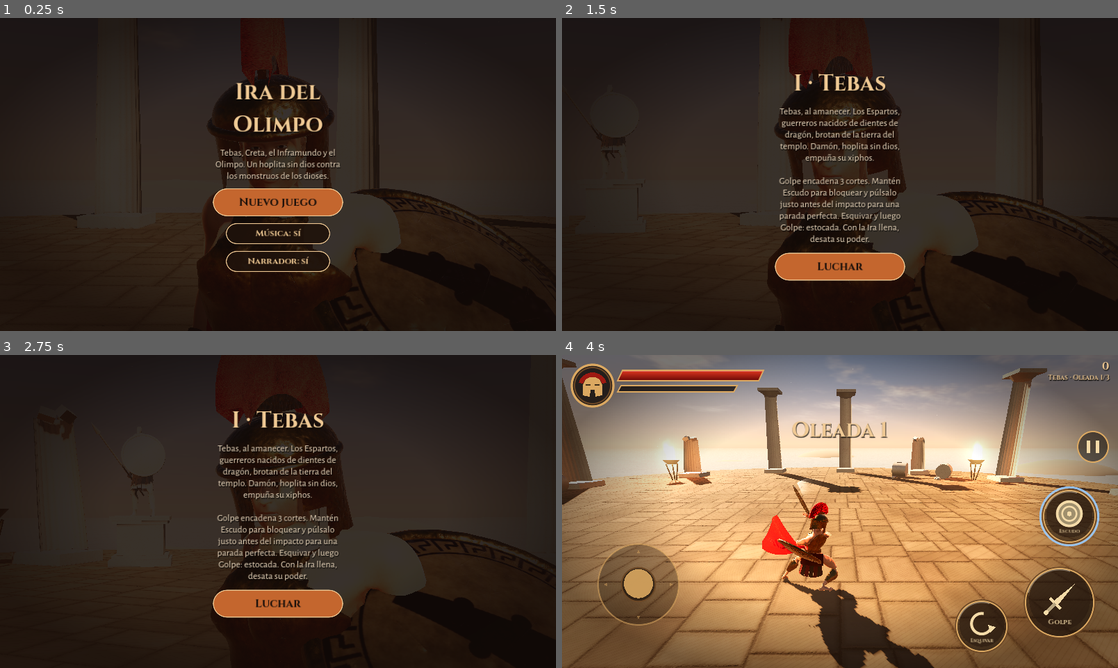
Above: before the commit, frames 1-4 (two rows, left to right).
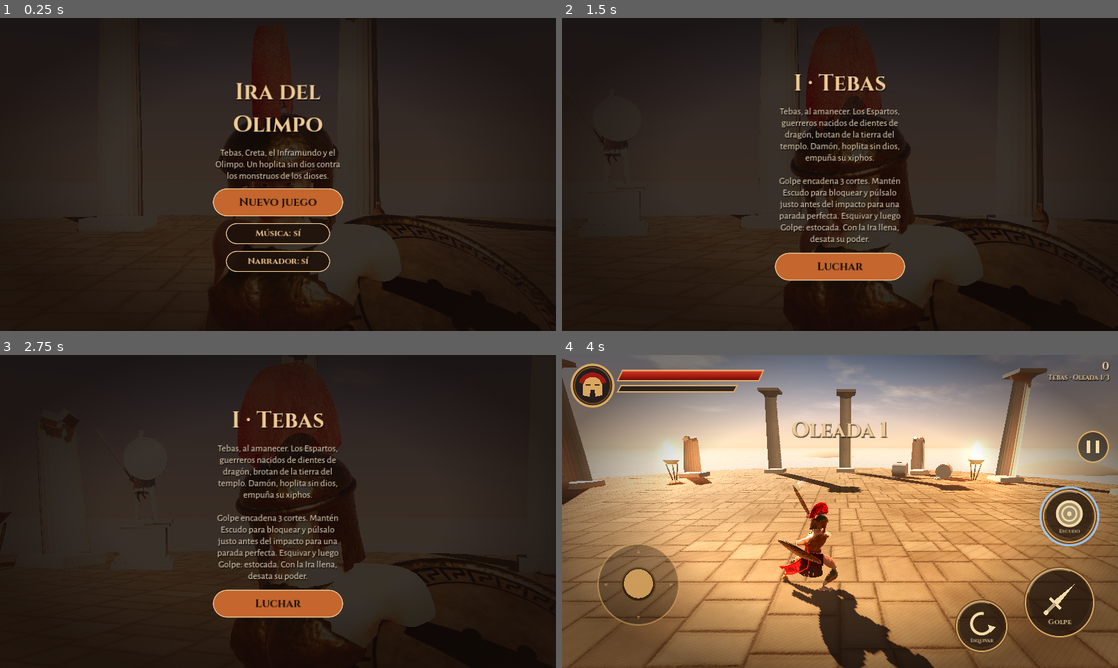
Above: after the commit, the same moments.

Repository: hossa2016/ira-del-olimpo
Game: Godot game, scene res://scenes/main.tscn
Same seed, same stepped clock (60 frames per second), same inputs: the game is played once before the commit and once after it.
Inputs (mouse positions are in pixels of both pictures, inside the frame that each line leads up to):
- Up to frame 1 (0.25 s): no input
- Up to frame 2 (1.5 s): click "Nuevo juego" at 0.5 s; tap Enter at 1.25 s; move the mouse to (962, 158) at 1.27 s; hold Right (ui_right) from 1.28 s (still down); hold L from 1.28 s (still down); click (962, 158) at 1.42 s
- Up to frame 3 (2.75 s): release Right (ui_right) at 2 s; release L at 2 s; drag from (166, 527) to (250, 574) at 2.02 s
- Up to frame 4 (4 s): click "Luchar" at 2.75 s; move the mouse to (895, 442) at 3.52 s; hold Right (ui_right) from 3.53 s (still down); tap J at 3.6 s

The runs differ from the first frame. In frame 1, 6.2% of the frame differs, in the area x 13-89%, y 9-94%; in frame 2, 6.5%; in frame 3, 6.7%, in the area x 20-93%, y 11-94%; in frame 4, 0.8%.

Commit message:
Arreglos de las capturas: estela, cámara del jefe, manos, falda ceñida, capa, Ira
- Estela de espada corta y solo en la punta (ya no es un panel blanco)
- Presentación del jefe enfoca la cara en los cuerpos nuevos
- Dedos cerrados sobre el arma
- Falda y cinturón moldeados al cuerpo (adiós al aro rígido); espartos color barro con brazales
- Capa amortiguada que no sube por encima de los hombros
- Fuego del anillo de Ira más pequeño

Co-Authored-By: Claude Opus 5.5 <noreply@anthropic.com>
Claude-Session: https://claude.ai/code/session_01D8asjkC6MW54ijaLFAcJcs

Diff:
--- a/godot/scripts/body.gd
+++ b/godot/scripts/body.gd
@@ -54,13 +54,15 @@
 	elif o.get("rag", true):
 		# taparrabos de tela vieja (los no-muertos ya no se ven en ropa interior)
 		var pv := _att("pelvis")
-		_mesh(pv, _cyl(0.2, 0.235, 0.24, 20), Mats.get_m("rag"), Vector3(0, -0.04, 0.01), Vector3.ZERO, Vector3(1.0, 1.0, 0.85))
-		for k in range(10):
+		if not mh:
+			_mesh(pv, _cyl(0.2, 0.235, 0.24, 20), Mats.get_m("rag"), Vector3(0, -0.04, 0.01), Vector3.ZERO, Vector3(1.0, 1.0, 0.85))
+		for k in range(0 if mh else 10):
 			var a := k / 10.0 * TAU + 0.3
 			var st := _mesh(pv, _box(0.09, 0.16 + (k % 3) * 0.04, 0.01), Mats.get_m("rag"), Vector3(sin(a) * 0.215, -0.2, cos(a) * 0.185 + 0.01))
 			st.rotation_order = EULER_ORDER_YXZ
 			st.rotation = Vector3(-0.08, a, (k % 2 - 0.5) * 0.15)
-		_mesh(pv, TorusMeshHelper.make(0.205, 0.015), Mats.get_m("leather"), Vector3(0, 0.07, 0.01), Vector3.ZERO, Vector3(1, 1, 0.85))
+		if not mh:
+			_mesh(pv, TorusMeshHelper.make(0.205, 0.015), Mats.get_m("leather"), Vector3(0, 0.07, 0.01), Vector3.ZERO, Vector3(1, 1, 0.85))
 	if o.get("shield", false):
 		_shield(metal, o.get("shield_face", "cloth"), o.get("shield_r", 0.42), o.get("emblem", "damon"))
 	match o.get("weapon", ""):
@@ -88,6 +90,7 @@
 	if mh:
 		_convert_attachments()
 		_mh_eyes()
+		_mh_grip()
 	var sc: float = o.get("scale", 1.0)
 	scale = Vector3.ONE * sc
 	upright = o.get("upright", false)
@@ -151,7 +154,14 @@
 				c.visible = arm_on
 			"Bracers":
 				c.material_override = Mats.get_m("leather")
-				c.visible = arm_on
+				c.visible = arm_on or o.get("bracers", false)
+			"Kilt":
+				# falda de tela ceñida al cuerpo (sustituye al cilindro rígido)
+				c.material_override = Mats.get_m("rag")
+				c.visible = not arm_on and o.get("rag", true)
+			"Belt":
+				c.material_override = Mats.get_m("leather")
+				c.visible = not arm_on and o.get("rag", true)
 			"Body":
 				c.material_override = m
 			_:
@@ -231,6 +241,21 @@
 				var t: Transform3D = c.transform
 				var pos_model: Vector3 = qg * t.origin - dq + dm
 				c.transform = Transform3D(conv * t.basis, mg.affine_inverse() * pos_model)
+
+## Dedos cerrados (agarran el arma): las animaciones no traen dedos y el reposo es la mano abierta
+static var grip_sign := 1.0
+func _mh_grip() -> void:
+	for sd in ["l", "r"]:
+		for f in ["index", "middle", "ring", "pinky"]:
+			for k in range(1, 4):
+				var i := skel.find_bone("%s_%02d_%s" % [f, k, sd])
+				if i >= 0:
+					var a: float = [0.0, 1.05, 1.25, 0.8][k] * grip_sign
+					skel.set_bone_pose_rotation(i, skel.get_bone_rest(i).basis.get_rotation_quaternion() * Quaternion(Vector3.RIGHT, a))
+		for k in [2, 3]:
+			var i := skel.find_bone("thumb_%02d_%s" % [k, sd])
+			if i >= 0:
+				skel.set_bone_pose_rotation(i, skel.get_bone_rest(i).basis.get_rotation_quaternion() * Quaternion(Vector3.RIGHT, 0.45 * grip_sign))
 
 func _mh_eyes() -> void:
 	var hd := _att("head")
--- a/godot/scripts/cape.gd
+++ b/godot/scripts/cape.gd
@@ -86,7 +86,7 @@
 		for i in range(W):
 			var k := j * W + i
 			var p := pts[k]
-			var v := (p - prev[k]) * 0.96
+			var v := (p - prev[k]) * 0.93
 			prev[k] = p
 			pts[k] = p + v + g + wv * (float(j) / H)
 	for j in range(W):
@@ -112,6 +112,10 @@
 				pts[k] = p - fwd * (d - lim)
 			if pts[k].y < 0.03:
 				pts[k].y = 0.03
+			# la tela no sube por encima de los hombros (antes se disparaba hacia arriba al girar)
+			var top_y: float = sp.y - 0.04 * sc * float(k / W)
+			if pts[k].y > top_y:
+				pts[k].y = top_y
 	_rebuild()
 
 func _link(a: int, b: int, rest: float, pin_a: bool) -> void:
--- a/godot/scripts/enemy.gd
+++ b/godot/scripts/enemy.gd
@@ -55,22 +55,22 @@
 	match k:
 		"esp":
 			max_hp = 32.0; attacks = [SPEAR]
-			var tints := [Color(0.92, 0.95, 0.9), Color(0.85, 0.9, 0.84), Color(0.95, 0.94, 0.88)]
-			o = {"tint": tints[randi() % 3], "skin": "p", "metal": "patina", "crest": "" if randf() < 0.65 else "black", "weapon": "spear", "eyes": "red", "mh": "esparto",
+			var tints := [Color(0.66, 0.64, 0.58), Color(0.6, 0.6, 0.56), Color(0.7, 0.66, 0.58)]  # barro: nacidos de dientes de dragón sembrados
+			o = {"tint": tints[randi() % 3], "skin": "p", "metal": "patina", "crest": "" if randf() < 0.65 else "black", "weapon": "spear", "eyes": "red", "mh": "esparto", "bracers": true,
 				"bones": {"spine_03": randf_range(0.93, 1.0), "Head": randf_range(0.97, 1.04)}}
 		"lab":
 			max_hp = 38.0; speed = 2.0; dmg = 9.0; attacks = [HOOK]
-			o = {"tint": Color(0.86, 0.8, 0.72), "skin": "p", "metal": "dark_bronze", "crest": "", "weapon": "sword", "eyes": "red", "armor": true, "mh": "esparto"}
+			o = {"tint": Color(0.86, 0.8, 0.72), "skin": "p", "metal": "dark_bronze", "crest": "", "weapon": "sword", "eyes": "red", "armor": true, "mh": "esparto", "bracers": true}
 		"som":
 			max_hp = 30.0; speed = 2.3; dmg = 11.0; attacks = [SCRATCH]
-			o = {"tint": Color(0.55, 0.66, 0.75), "skin": "p", "helmet": false, "eyes": "cyan", "mh": "esparto"}
+			o = {"tint": Color(0.55, 0.66, 0.75), "skin": "p", "helmet": false, "eyes": "cyan", "mh": "esparto", "bracers": true}
 		"hop":
 			max_hp = 46.0; speed = 2.1; dmg = 11.0; attacks = [SPEAR]; zombie = false; guard_chance = 0.7
 			o = {"tint": Color(0.95, 0.82, 0.72), "metal": "gold", "crest": "horse", "weapon": "spear", "shield": true, "shield_face": "cloth", "armor": true, "eyes": "", "helm": "corinthian", "emblem": "ares", "mh": "damon"}
 		"gig":
 			sc = 1.6; boss = true; max_hp = 260.0; speed = 1.9; dmg = 18.0; r = 0.75; attacks = [GIG]
 			title = "Esparto Gigante"
-			o = {"tint": Color(0.9, 0.93, 0.88), "skin": "p", "metal": "patina", "crest": "horse", "weapon": "spear", "eyes": "red", "upright": true, "mh": "esparto",
+			o = {"tint": Color(0.64, 0.61, 0.55), "skin": "p", "metal": "patina", "crest": "horse", "weapon": "spear", "eyes": "red", "upright": true, "mh": "esparto", "bracers": true,
 				"bones": {"spine_03": 1.1, "Head": 0.88, "hand_l": 1.2, "hand_r": 1.2, "thigh_l": 1.04, "thigh_r": 1.04}}
 		"mino":
 			sc = 1.75; boss = true; max_hp = 420.0; speed = 2.6; dmg = 17.0; r = 0.8; zombie = false
--- a/godot/scripts/game.gd
+++ b/godot/scripts/game.gd
@@ -350,9 +350,14 @@
 		return n.heads[1].node.global_position
 	var b: Body = n.body
 	var i := b.skel.find_bone("Head")
+	var up := 0.08
+	if i < 0:
+		# esqueleto MakeHuman: el hueso "head" está en la base del cráneo; subir a los ojos
+		i = b.skel.find_bone("head")
+		up = 0.1
 	if i < 0:
 		return n.global_position + Vector3(0, 1.6, 0)
-	return (b.skel.global_transform * b.skel.get_bone_global_pose(i)).origin + Vector3(0, 0.08, 0) * b.scale.x
+	return (b.skel.global_transform * b.skel.get_bone_global_pose(i)).origin + Vector3(0, up, 0) * b.scale.x
 
 ## Presentación del jefe: cámara lenta hacia su rostro, franjas de cine y su nombre.
 func _boss_intro(e: Enemy) -> void:
@@ -777,15 +782,15 @@
 	fire.initial_velocity_min = 1.5
 	fire.initial_velocity_max = 3.5
 	fire.gravity = Vector3(0, 2, 0)
-	fire.scale_amount_min = 1.5
-	fire.scale_amount_max = 3.0
+	fire.scale_amount_min = 0.6
+	fire.scale_amount_max = 1.3
 	var fg := Gradient.new()
 	fg.set_color(0, Color(1, 0.85, 0.5, 0.9))
 	fg.add_point(0.4, Color(col.r, col.g * 0.8, col.b * 0.5, 0.7))
 	fg.set_color(fg.get_point_count() - 1, Color(0.2, 0.08, 0.05, 0))
 	fire.color_ramp = fg
 	var fq := QuadMesh.new()
-	fq.size = Vector2(0.5, 0.7)
+	fq.size = Vector2(0.35, 0.55)
 	var fmat := StandardMaterial3D.new()
 	fmat.shading_mode = BaseMaterial3D.SHADING_MODE_UNSHADED
 	fmat.transparency = BaseMaterial3D.TRANSPARENCY_ALPHA
--- a/godot/scripts/hero.gd
+++ b/godot/scripts/hero.gd
@@ -245,7 +245,7 @@
 		body.look_clear()
 	if body.sword:
 		var on: bool = st == "atk" and body.pos_t() < cfg.get("end", 0.5)
-		trail.feed(body.sword.global_transform * Vector3(0, 0, 0.4), body.sword.global_transform * Vector3(0, 0, 0.72), on, Color(1.0, 0.55, 0.2) if cfg.has("ira") else Color(1.0, 0.92, 0.8))
+		trail.feed(body.sword.global_transform * Vector3(0, 0, 0.58), body.sword.global_transform * Vector3(0, 0, 0.72), on, Color(1.0, 0.55, 0.2) if cfg.has("ira") else Color(1.0, 0.92, 0.8))
 
 func _start_block() -> void:
 	st = "block"
--- a/godot/scripts/sword_trail.gd
+++ b/godot/scripts/sword_trail.gd
@@ -3,7 +3,7 @@
 ## Estela luminosa que deja la hoja durante los ataques.
 
 const MAX := 14
-const LIFE := 0.12
+const LIFE := 0.08
 
 var pts: Array = []   # [base, tip, edad]
 var im := ImmediateMesh.new()
@@ -41,7 +41,7 @@
 	im.surface_begin(Mesh.PRIMITIVE_TRIANGLE_STRIP)
 	for i in range(pts.size()):
 		var p: Array = pts[i]
-		var a: float = (1.0 - p[2] / LIFE) * (1.0 - float(i) / pts.size()) * 0.38
+		var a: float = (1.0 - p[2] / LIFE) * (1.0 - float(i) / pts.size()) * 0.26
 		im.surface_set_color(Color(col.r, col.g, col.b, a * 0.0))
 		im.surface_add_vertex(p[0])
 		im.surface_set_color(Color(col.r * 1.6, col.g * 1.6, col.b * 1.6, a))
Binary file changed: godot/assets/models/ares_mh.glb
Binary file changed: godot/assets/models/damon_mh.glb
Binary file changed: godot/assets/models/esparto_mh.glb
Not shown, changed: godot/export_presets.cfg
